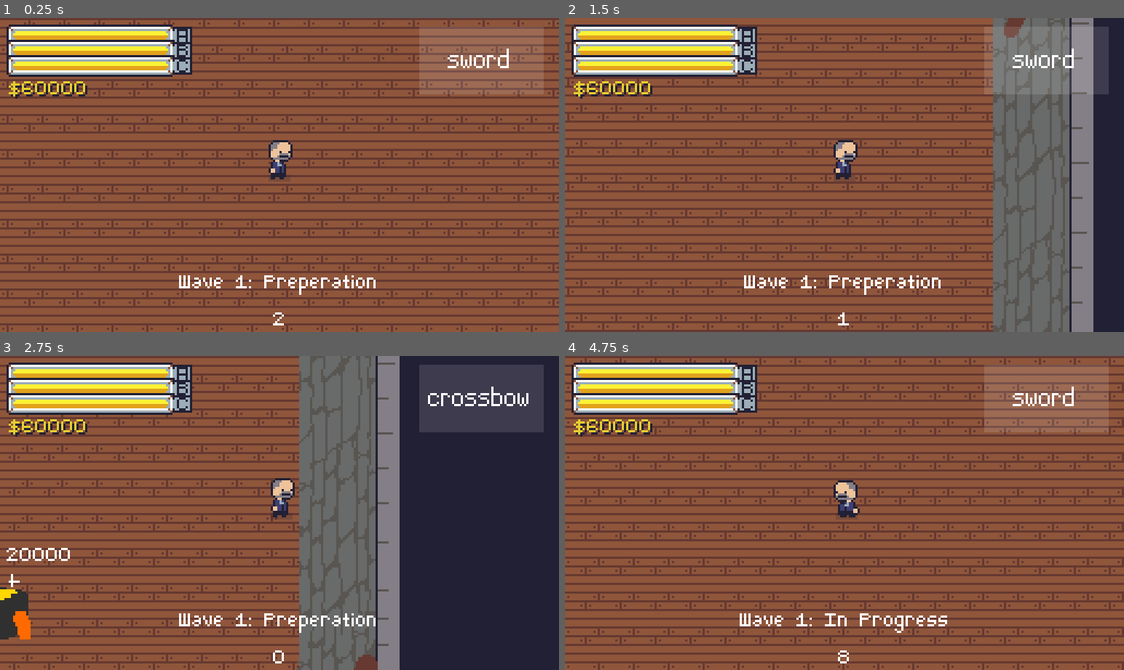
Above: before the commit, frames 1-4 (two rows, left to right).
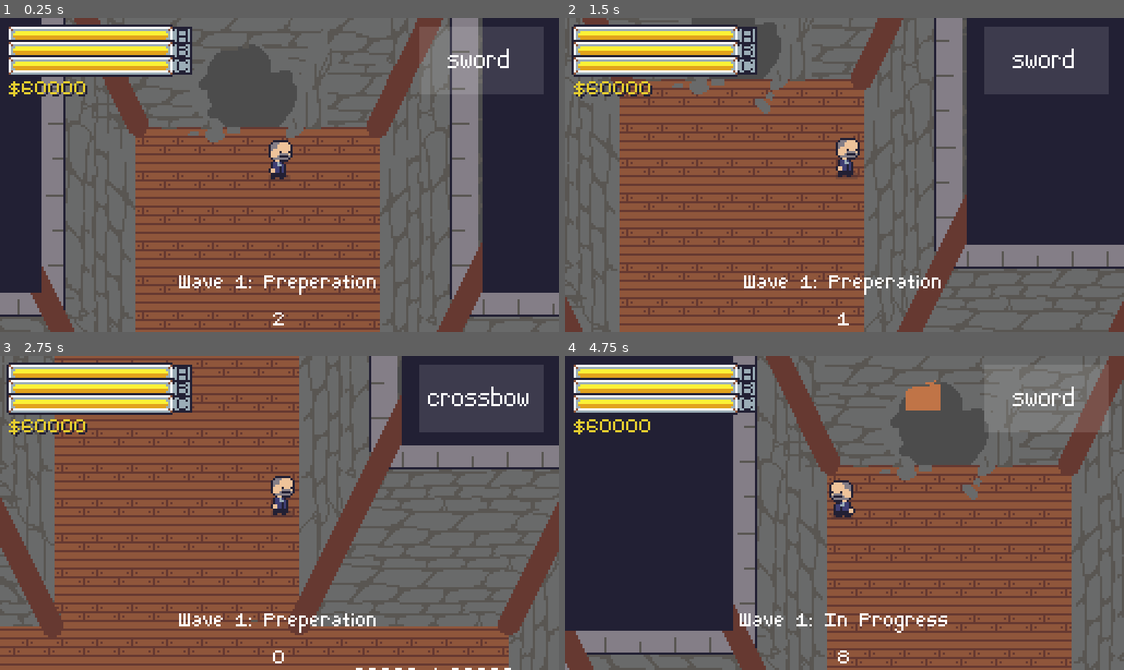
Above: after the commit, the same moments.

Repository: jiink/treasury-trouble
Game: Godot game, scene res://treasury.tscn
The game is run twice, just before and just after one commit, with the same random seed, the same clock (stepped at 60 frames per second) and the same inputs.
Inputs (mouse positions are in pixels of both pictures, inside the frame that each line leads up to):
- Up to frame 1 (0.25 s): no input
- Up to frame 2 (1.5 s): tap Enter at 0.5 s; move the mouse to (967, 159) at 0.52 s; hold D (right) 0.53-1.28 s; tap Space (a) at 0.6, 1.35 s; move the mouse to (732, 190) at 1.27 s; hold S (down) from 1.28 s (still down)
- Up to frame 3 (2.75 s): move the mouse to (335, 443) at 2.02 s; release S (down) at 2.03 s; hold D (right) from 2.03 s (still down); click (335, 443) at 2.1 s; tap Space (a) at 2.3 s
- Up to frame 4 (4.75 s): move the mouse to (816, 575) at 2.77 s; release D (right) at 2.78 s; hold W (up) 2.78-3.53 s; tap Space (a) at 2.85, 3.6, 4.55 s; move the mouse to (1012, 560) at 3.52 s; hold A (left) from 3.53 s (still down); move the mouse to (676, 465) at 4.27 s; click (676, 465) at 4.35 s

The runs differ from the first frame. In frame 1, 78% of the frame differs, in the area x 0-100%, y 0-100%; in frame 2, 70%; in frame 3, 57%; in frame 4, 78%.

Commit message:
no message

Diff:
--- a/battle_manager.gd
+++ b/battle_manager.gd
@@ -6,6 +6,9 @@
 
 onready var wave_info = get_node("../hud/wave_info")
 onready var wave_timer = get_node("../wave_timer")
+
+
+
 
 enum {
 	WAIT,
@@ -18,6 +21,7 @@
 
 func _ready():
 	wave_timer.connect("timeout", self, "timer_end")
+	$spawn_timer.connect("timeout", self, "spawn_timer_end")
 	state = START_PREP
 
 func _process(delta):
@@ -27,6 +31,8 @@
 			state_s = "Preperation"
 		IN_PROGRESS:
 			state_s = "In Progress"
+
+
 
 	wave_info.text = "Wave %s: %s\n%s" % [wave, state_s, int(wave_timer.time_left)]
 	if state == START_PREP:
@@ -38,8 +44,21 @@
 	if state == PREP:
 		state = IN_PROGRESS
 		wave_timer.start(wavetime)
+		$spawn_timer.start(1)
 
 	elif state == IN_PROGRESS:
 		state = PREP
 		wave += 1
 		wave_timer.start(preptime)
+
+func spawn_foe(where, amount):
+	for i in range(amount):
+		var spawnpos = where + Vector2(int(randf()*5.0 - 2.5), int(randf()*5.0 - 2.5))
+		var foe = load("res://foes/thief.tscn").instance()
+		foe.position = spawnpos
+		$"../sort/foes".add_child(foe)
+
+func spawn_timer_end():
+	spawn_foe($spawnpoints.get_children()[randi() % $spawnpoints.get_children().size()].position, randi() % 4)
+	if state == IN_PROGRESS:
+		$spawn_timer.start(randf() * 5)
--- a/foes/thief.gd
+++ b/foes/thief.gd
@@ -36,7 +36,8 @@
 	elif state == CHASING:
 		if target != null:
 			look_at(target.position)
-		velocity = Vector2(1, 0).rotated(rotation) * speed
+		var sidev = randf() * 4 - 2
+		velocity = Vector2(1, sidev).rotated(rotation) * speed
 		rotation = 0
 		velocity = move_and_slide(velocity)
 
@@ -64,11 +65,11 @@
 		return get_tree().get_nodes_in_group("goldpots")[int(randf()*3)]
 
 func on_body_enter(body):
-	if body.get_owner().is_in_group("goldpots"):
+	if body.get_node("..").is_in_group("goldpots"):
 		state = START_COLLECTING
 
 func on_body_exit(body):
-	if body.get_owner().is_in_group("goldpots"):
+	if body.get_node("..").is_in_group("goldpots"):
 		state = CHASING
 
 func grab_timer_timeout():
--- a/foes/thief.tscn
+++ b/foes/thief.tscn
@@ -21,11 +21,13 @@
 color = Color( 0.752941, 0.454902, 0.278431, 1 )
 
 [node name="CollisionShape2D" type="CollisionShape2D" parent="."]
+visible = false
 shape = SubResource( 1 )
 
 [node name="grab_zone" type="Area2D" parent="."]
 
 [node name="CollisionShape2D" type="CollisionShape2D" parent="grab_zone"]
+visible = false
 shape = SubResource( 2 )
 
 [node name="grab_timer" type="Timer" parent="grab_zone"]
--- a/treasury.tscn
+++ b/treasury.tscn
@@ -7,11 +7,10 @@
 [ext_resource path="res://room/window.png" type="Texture" id=5]
 [ext_resource path="res://player/player.tscn" type="PackedScene" id=6]
 [ext_resource path="res://room/goldpot/goldpot.tscn" type="PackedScene" id=7]
-[ext_resource path="res://foes/thief.tscn" type="PackedScene" id=8]
-[ext_resource path="res://room/enterancetop.png" type="Texture" id=9]
-[ext_resource path="res://room/top2.png" type="Texture" id=10]
-[ext_resource path="res://hud.tscn" type="PackedScene" id=11]
-[ext_resource path="res://Camera2D.gd" type="Script" id=12]
+[ext_resource path="res://room/enterancetop.png" type="Texture" id=8]
+[ext_resource path="res://room/top2.png" type="Texture" id=9]
+[ext_resource path="res://hud.tscn" type="PackedScene" id=10]
+[ext_resource path="res://Camera2D.gd" type="Script" id=11]
 
 [sub_resource type="TileSet" id=1]
 0/name = "woodfloor.png 0"
@@ -39,6 +38,14 @@
 
 [node name="battle_manager" type="Node" parent="."]
 script = ExtResource( 2 )
+
+[node name="spawn_timer" type="Timer" parent="battle_manager"]
+one_shot = true
+
+[node name="spawnpoints" type="Node2D" parent="battle_manager"]
+
+[node name="point" type="Position2D" parent="battle_manager/spawnpoints"]
+position = Vector2( -13, -439 )
 
 [node name="ColorRect" type="ColorRect" parent="."]
 visible = false
@@ -137,11 +144,6 @@
 "_edit_lock_": true
 }
 
-[node name="spawnpoints" type="Node2D" parent="."]
-
-[node name="Position2D" type="Position2D" parent="spawnpoints"]
-position = Vector2( -13, -439 )
-
 [node name="window" type="Sprite" parent="."]
 position = Vector2( 162, -88 )
 texture = ExtResource( 5 )
@@ -149,6 +151,7 @@
 [node name="sort" type="YSort" parent="."]
 
 [node name="player" parent="sort" instance=ExtResource( 6 )]
+position = Vector2( 2, -362 )
 
 [node name="goldpot" parent="sort" instance=ExtResource( 7 )]
 position = Vector2( 110, -169 )
@@ -161,30 +164,15 @@
 
 [node name="foes" type="YSort" parent="sort"]
 
-[node name="thief" parent="sort/foes" instance=ExtResource( 8 )]
-position = Vector2( -24, -435 )
+[node name="enterancetop" type="Sprite" parent="."]
+position = Vector2( 14, -469 )
+texture = ExtResource( 8 )
 
-[node name="thief2" parent="sort/foes" instance=ExtResource( 8 )]
-position = Vector2( -24, -435 )
-
-[node name="thief3" parent="sort/foes" instance=ExtResource( 8 )]
-position = Vector2( -24, -435 )
-
-[node name="thief4" parent="sort/foes" instance=ExtResource( 8 )]
-position = Vector2( -24, -435 )
-
-[node name="thief5" parent="sort/foes" instance=ExtResource( 8 )]
-position = Vector2( -24, -435 )
-
-[node name="enterancetop" type="Sprite" parent="."]
-position = Vector2( -10, -432 )
+[node name="top2" type="Sprite" parent="enterancetop"]
+position = Vector2( -3, 660 )
 texture = ExtResource( 9 )
 
-[node name="top2" type="Sprite" parent="enterancetop"]
-position = Vector2( 22, 623 )
-texture = ExtResource( 10 )
-
-[node name="hud" parent="." instance=ExtResource( 11 )]
+[node name="hud" parent="." instance=ExtResource( 10 )]
 
 [node name="cam" type="Camera2D" parent="."]
 current = true
Binary file changed: room/enterancetop.png
Not shown: 2 places in treasury.tscn that only renumber resources
